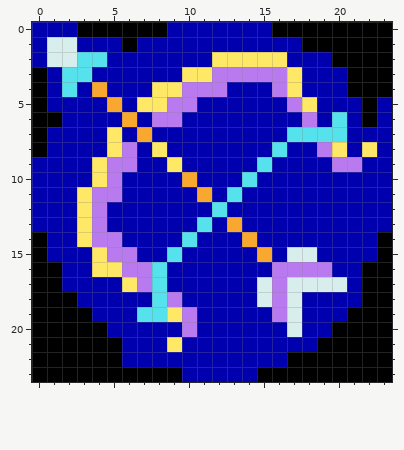
Pixel-art sprite -- trunk/sr2/Media/Sprites/Status Effects/AimUp.png. The picture above was drawn from the file before the commit.
The file is 24x24 pixels.
And afterwards:
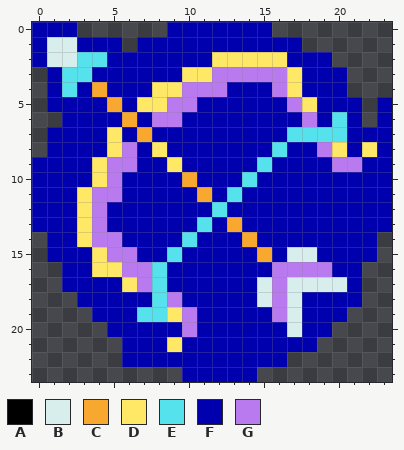
Palette (. is transparent): A #000000  B #d8eeed  C #f8a82e  D #fee865  E #55e2ec  F #0000ae  G #b97aef
From old to new:
{"y":0,"x":3,"old":"AAAAAA","new":"......"}
{"y":0,"x":16,"old":"AAAAAAAA","new":"........"}
{"y":1,"x":6,"old":"A","new":"."}
{"y":1,"x":18,"old":"AAAAAA","new":"......"}
{"y":2,"x":20,"old":"AAAA","new":"...."}
{"y":3,"x":0,"old":"A","new":"."}
{"y":3,"x":21,"old":"AAA","new":"..."}
{"y":4,"x":0,"old":"A","new":"."}
{"y":4,"x":21,"old":"AAA","new":"..."}
{"y":5,"x":0,"old":"A","new":"."}
{"y":5,"x":22,"old":"A","new":"."}
{"y":6,"x":0,"old":"AA","new":".."}
{"y":6,"x":22,"old":"A","new":"."}
{"y":7,"x":0,"old":"A","new":"."}
{"y":8,"x":0,"old":"A","new":"."}
{"y":14,"x":0,"old":"A","new":"."}
{"y":14,"x":23,"old":"A","new":"."}
{"y":15,"x":0,"old":"A","new":"."}
{"y":15,"x":23,"old":"A","new":"."}
{"y":16,"x":0,"old":"AA","new":".."}
{"y":16,"x":22,"old":"AA","new":".."}
{"y":17,"x":0,"old":"AA","new":".."}
{"y":17,"x":22,"old":"AA","new":".."}
{"y":18,"x":0,"old":"AAA","new":"..."}
{"y":18,"x":22,"old":"AA","new":".."}
{"y":19,"x":0,"old":"AAAA","new":"...."}
{"y":19,"x":21,"old":"AAA","new":"..."}
{"y":20,"x":0,"old":"AAAAA","new":"....."}
{"y":20,"x":20,"old":"AAAA","new":"...."}
{"y":21,"x":0,"old":"AAAAAA","new":"......"}
{"y":21,"x":19,"old":"AAAAA","new":"....."}
{"y":22,"x":0,"old":"AAAAAA","new":"......"}
{"y":22,"x":17,"old":"AAAAAAA","new":"......."}
{"y":23,"x":0,"old":"AAAAAAAAAA","new":".........."}
{"y":23,"x":15,"old":"AAAAAAAAA","new":"........."}
